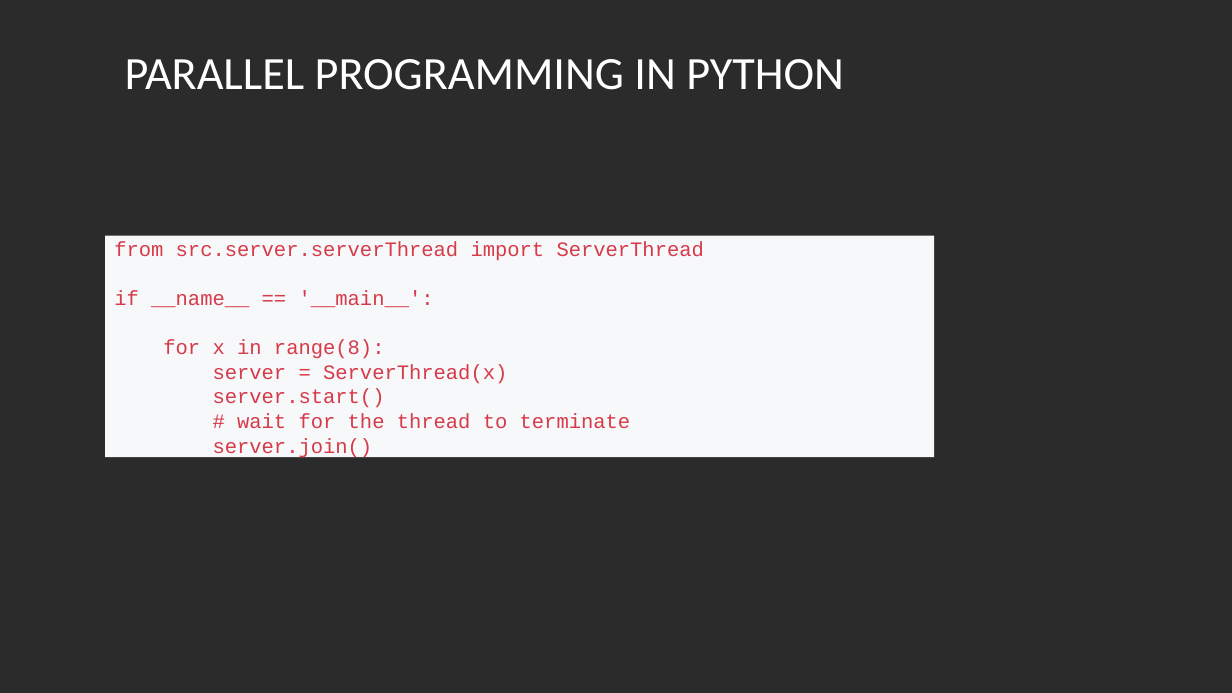
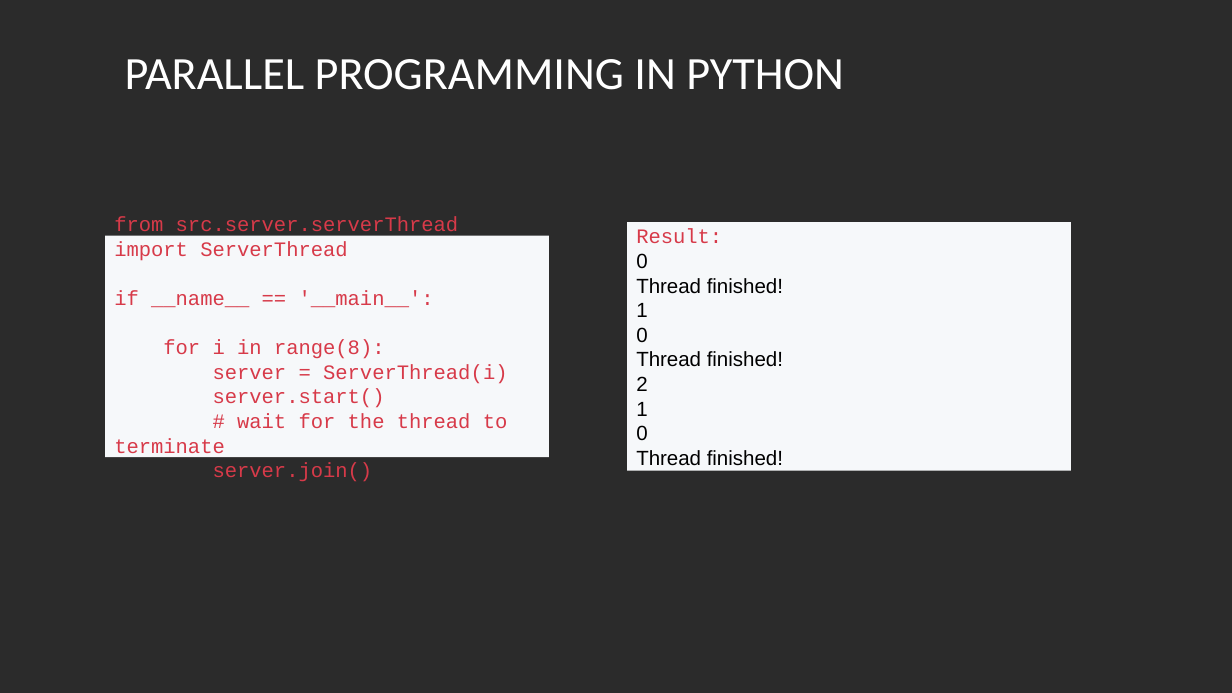
Before and after one commit to LukasKiederle/seminar-compare-go, a slide deck: slide 6 of Comparing Raft algorithm in go and Python.pptx. Drawn at 1232x693 pixels with LibreOffice and Linux fonts; fonts in the diff are those of the drawing; background and template pictures are left out; a plain dark background stands for a picture behind light text. Boxes give left, top, right and bottom in pixels: in the first picture for what was removed or moved away, otherwise in the second. Text is boxed around its words. In the diff, an @@ line names an element or a change of style, - is before the commit and + after.

Commit message:
updated presentation

```diff
--- a/Comparing Raft algorithm in go and Python.pptx
+++ b/Comparing Raft algorithm in go and Python.pptx
@@ rectangle "from src.server.serverThread import ServerThread": place and size @@
-rectangle "from src.server.serverThread import ServerThread" at bbox=[105, 236, 934, 457]
+rectangle "from src.server.serverThread import ServerThread" at bbox=[105, 236, 549, 457]
@@ rectangle added at bbox=[628, 223, 1071, 471], fill #F6F8FA, 16 pt, text #000000 @@
+Result:
+0
+Thread finished!
+1
+0
+Thread finished!
+2
+1
+0
+Thread finished!
@@ text in rectangle at bbox=[163, 340, 508, 384]: text changed @@
-for x in range(8):
-server = ServerThread(x)
+for i in range(8):
+server = ServerThread(i)
```
Also in this commit, not shown: 1 other slide changed, 2 slides added.
